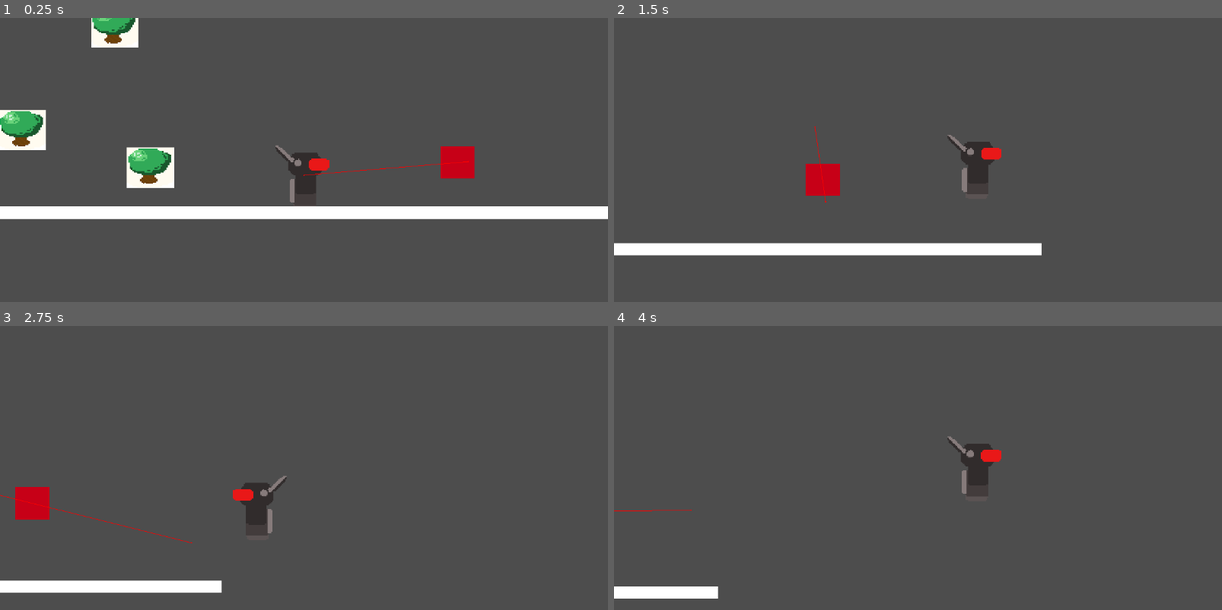
Above: before the commit, frames 1-4 (two rows, left to right).
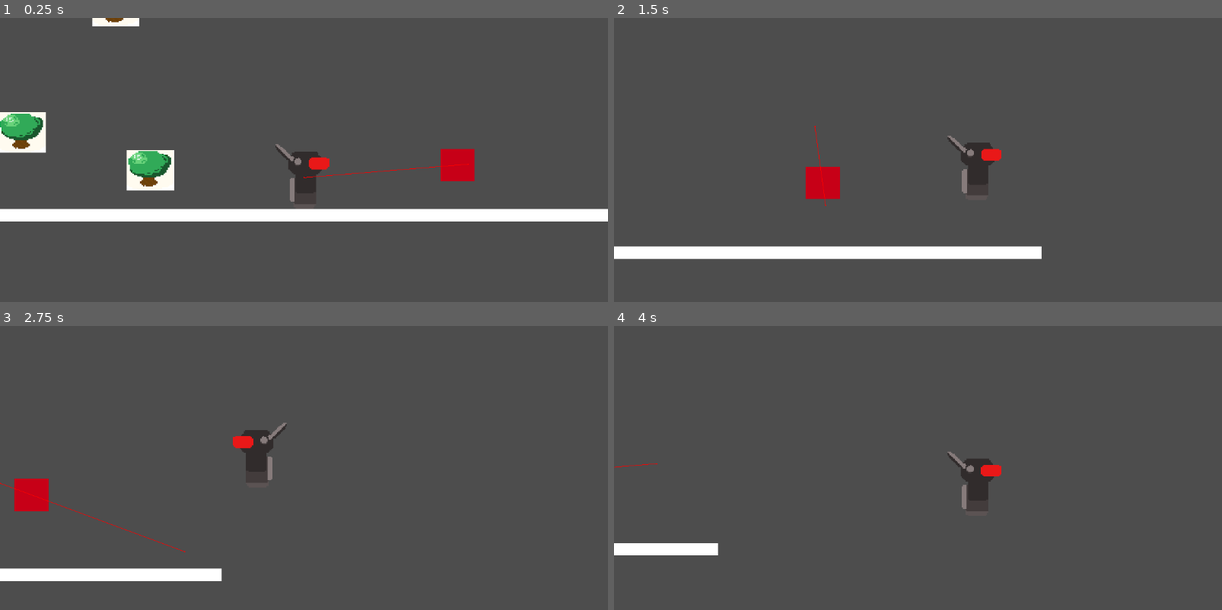
Above: after the commit, the same moments.

Repository: sophieTheProgrammer/queblejam
Game: Godot game, scene res://scenes/game.tscn
The game is run twice, just before and just after one commit, with the same random seed, the same clock (stepped at 60 frames per second) and the same inputs.
Inputs:
- Up to frame 1 (0.25 s): no input
- Up to frame 2 (1.5 s): hold Space (Jump) 0.53-1.28 s; hold Right (Right) from 0.53 s (still down); tap Space (Jump) at 1.35 s
- Up to frame 3 (2.75 s): tap Space (Jump) at 1.52, 1.82 s; release Right (Right) at 2.03 s; hold Left (Left) from 2.03 s (still down); hold Space (Jump) from 2.03 s (still down)
- Up to frame 4 (4 s): release Left (Left) at 2.78 s; release Space (Jump) at 2.78 s; hold Right (Right) from 2.78 s (still down); tap Space (Jump) at 2.85, 3.02, 3.32 s; hold Space (Jump) from 3.53 s (still down)

The runs differ from the first frame. In frame 1, 4.3% of the frame differs, in the area x 0-100%, y 0-72%; in frame 2, 2.3%; in frame 3, 5.3%, in the area x 0-48%, y 33-95%; in frame 4, 2.3%.

Commit message:
Player hitbox change

Diff:
--- a/scenes/game.tscn
+++ b/scenes/game.tscn
@@ -4,12 +4,12 @@
 [ext_resource type="PackedScene" uid="uid://bey60bmk2kegn" path="res://scenes/tree.tscn" id="1_e2o6t"]
 [ext_resource type="PackedScene" uid="uid://ciuakvp37r8bx" path="res://scenes/enemy.tscn" id="1_feb5d"]
 [ext_resource type="PackedScene" uid="uid://c8nmx000lemsv" path="res://scenes/portal.tscn" id="4_lbhrr"]
-[ext_resource type="Script" uid="uid://cxjff7owyceba" path="res://scripts/game_manager.gd" id="5_iywne"]
+[ext_resource type="Script" path="res://scripts/game_manager.gd" id="5_iywne"]
 
 [sub_resource type="NavigationPolygon" id="NavigationPolygon_feb5d"]
-vertices = PackedVector2Array(1207.2734, -1383.3438, 1097.7578, -10.0234375, -1166.1797, -16.976563, -1757.8828, -754.6328, -937.0781, -1669.3906)
+vertices = PackedVector2Array(663.39844, -1140.9609, 1114.3438, 9, -2001.3594, 9, -1762.1016, -749.9375, -937.9219, -1668.4531)
 polygons = Array[PackedInt32Array]([PackedInt32Array(0, 1, 2, 3, 4)])
-outlines = Array[PackedVector2Array]([PackedVector2Array(-1771, -755, -1171, -7, 1107, 0, 1218, -1392, -941, -1680)])
+outlines = Array[PackedVector2Array]([PackedVector2Array(-1771, -755, -2015, 19, 1129, 19, 671, -1149, -941, -1680)])
 
 [sub_resource type="WorldBoundaryShape2D" id="WorldBoundaryShape2D_80nbo"]
 
@@ -35,7 +35,7 @@
 position = Vector2(-1073, -291)
 
 [node name="tree4" parent="." unique_id=1082649861 instance=ExtResource("1_e2o6t")]
-position = Vector2(-730, -674)
+position = Vector2(-726, -762)
 
 [node name="StaticBody2D" type="StaticBody2D" parent="." unique_id=743750651]
 
@@ -49,7 +49,7 @@
 offset_bottom = 40.0
 
 [node name="portal" parent="." unique_id=452576932 instance=ExtResource("4_lbhrr")]
-position = Vector2(-819, -1061)
+position = Vector2(-659, -1132)
 
 [node name="game_manager" type="Node2D" parent="." unique_id=474106210]
 script = ExtResource("5_iywne")
--- a/scenes/player.tscn
+++ b/scenes/player.tscn
@@ -4,7 +4,7 @@
 [ext_resource type="Texture2D" uid="uid://dvnooeo6sj0ry" path="res://art/robot.png" id="2_g2els"]
 
 [sub_resource type="RectangleShape2D" id="RectangleShape2D_3vyb7"]
-size = Vector2(248, 177)
+size = Vector2(102, 177)
 
 [node name="player" type="CharacterBody2D" unique_id=575009404]
 script = ExtResource("1_3vyb7")
@@ -19,7 +19,7 @@
 position_smoothing_enabled = true
 
 [node name="CollisionShape2D" type="CollisionShape2D" parent="." unique_id=1570286545]
-position = Vector2(0, 20.5)
+position = Vector2(0, 34)
 shape = SubResource("RectangleShape2D_3vyb7")
 
 [node name="Area2D" type="Area2D" parent="." unique_id=1429330909]
@@ -27,7 +27,7 @@
 collision_mask = 3
 
 [node name="CollisionShape2D2" type="CollisionShape2D" parent="Area2D" unique_id=1270853025]
-position = Vector2(1, 1.9073486e-06)
+position = Vector2(0, 1.1368684e-13)
 scale = Vector2(0.667, 0.91)
 shape = SubResource("RectangleShape2D_3vyb7")
 
--- a/scripts/enemy.gd
+++ b/scripts/enemy.gd
@@ -18,7 +18,6 @@
 		navigation.target_position = Goal.global_position
 		timer.start()
 
-
 func _on_area_2d_area_entered(area: Area2D) -> void:
 	if !Global.debug:
 		get_tree().reload_current_scene()
--- a/scripts/player.gd
+++ b/scripts/player.gd
@@ -3,7 +3,7 @@
 const SPEED = 1200.0
 const JUMP_VELOCITY = -1600.0
 const GRAVITY = 4000
-const coyote_frames = 6  # How many in-air frames to allow jumping
+const coyote_frames = 3  # How many in-air frames to allow jumping
 var coyote = false  # Track whether we're in coyote time or not
 var last_floor = false  # Last frame's on-floor state
 var jumping = false
@@ -30,7 +30,7 @@
 		jumping = true
 		coyote = false
 	if not Input.is_action_pressed("Jump") and not is_on_floor():
-		velocity.y -= JUMP_VELOCITY/45
+		velocity.y -= JUMP_VELOCITY/25
 	# Get the input direction and handle the movement/deceleration.
 	# As good practice, you should replace UI actions with custom gameplay actions.
 	var direction := Input.get_axis("Left", "Right")
